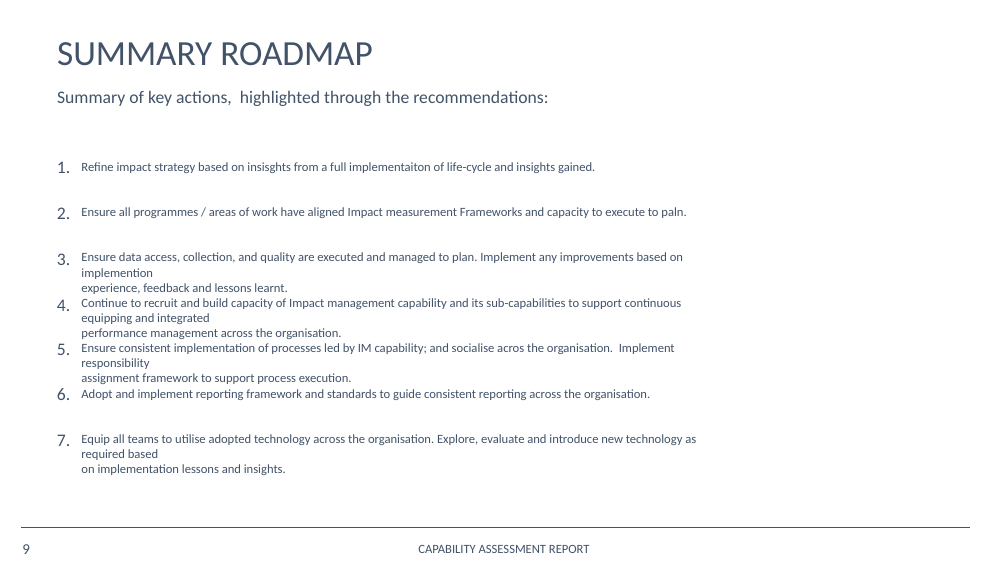
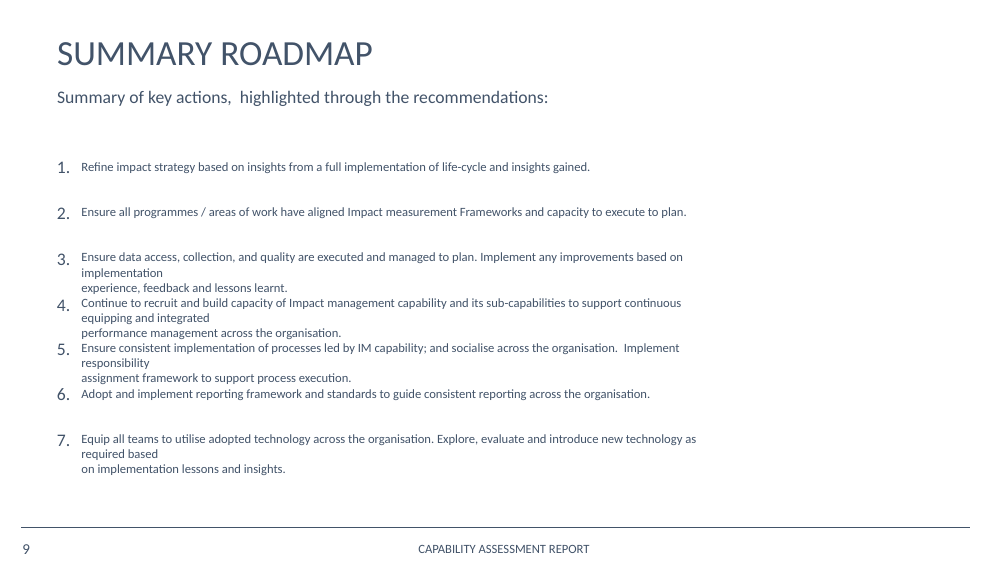
Before and after one commit to opus-meum/power-automate, a slide deck: slide 9 of Capability Assessment Report.pptx. Drawn at 1008x567 pixels with LibreOffice and Linux fonts; fonts in the diff are those of the drawing; background and template pictures are left out. Boxes give left, top, right and bottom in pixels: in the first picture for what was removed or moved away, otherwise in the second. Text is boxed around its words. In the diff, an @@ line names an element or a change of style, - is before the commit and + after.

```diff
--- a/Capability Assessment Report.pptx
+++ b/Capability Assessment Report.pptx
@@ text at (81,162,590,173): text changed @@
-Refine impact strategy based on insisghts from a full implementaiton of life-cycle and insights gained.
+Refine impact strategy based on insights from a full implementation of life-cycle and insights gained.
@@ text at (81,207,686,218): text changed @@
-Ensure all programmes / areas of work have aligned Impact measurement Frameworks and capacity to execute to paln.
+Ensure all programmes / areas of work have aligned Impact measurement Frameworks and capacity to execute to plan.
@@ text at (81,252,683,279): text changed @@
-Ensure data access, collection, and quality are executed and managed to plan. Implement any improvements based on implemention
+Ensure data access, collection, and quality are executed and managed to plan. Implement any improvements based on implementation
@@ text at (81,343,680,369): text changed @@
-Ensure consistent implementation of processes led by IM capability; and socialise acros the organisation. Implement responsibility
+Ensure consistent implementation of processes led by IM capability; and socialise across the organisation. Implement responsibility
```
Also in this commit, not shown: 1 other slide changed, 2 other files.
